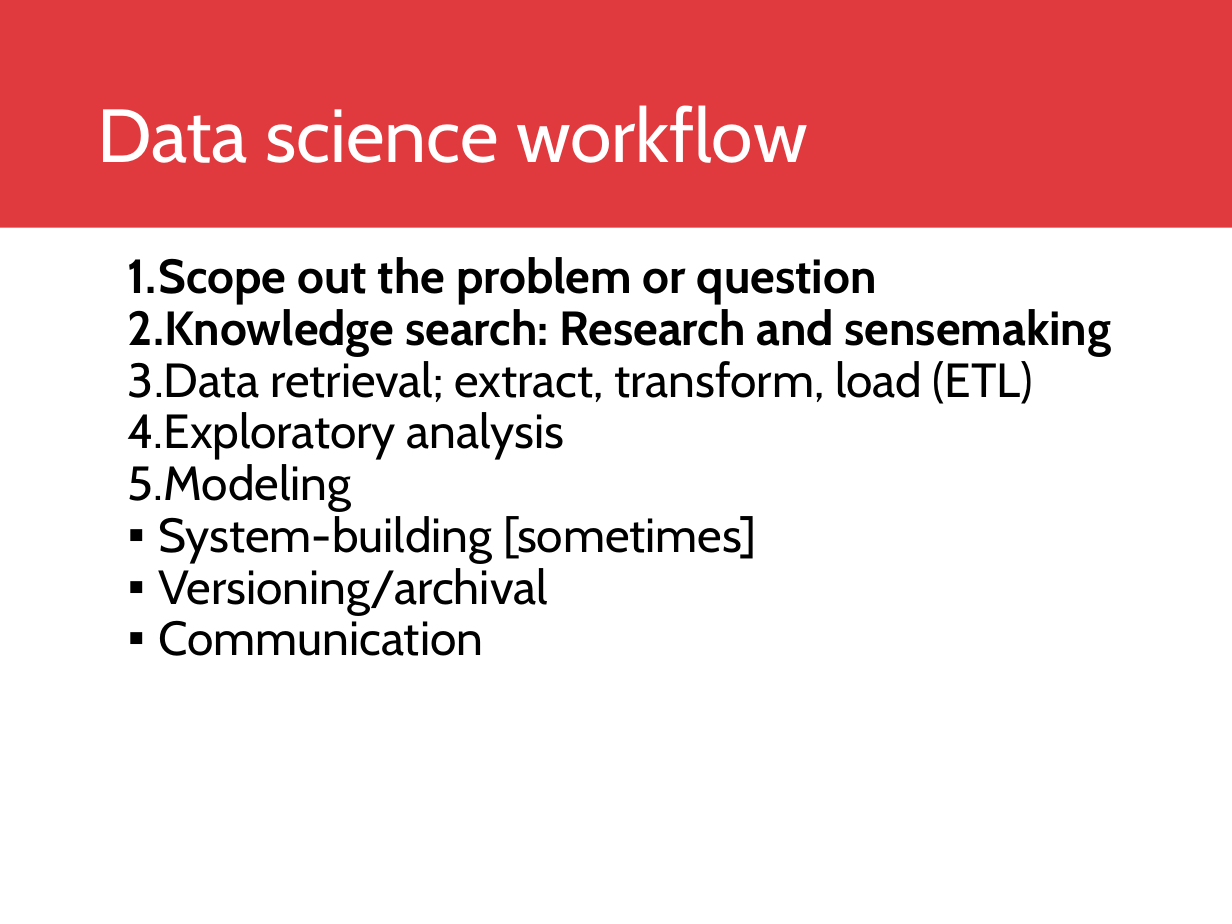
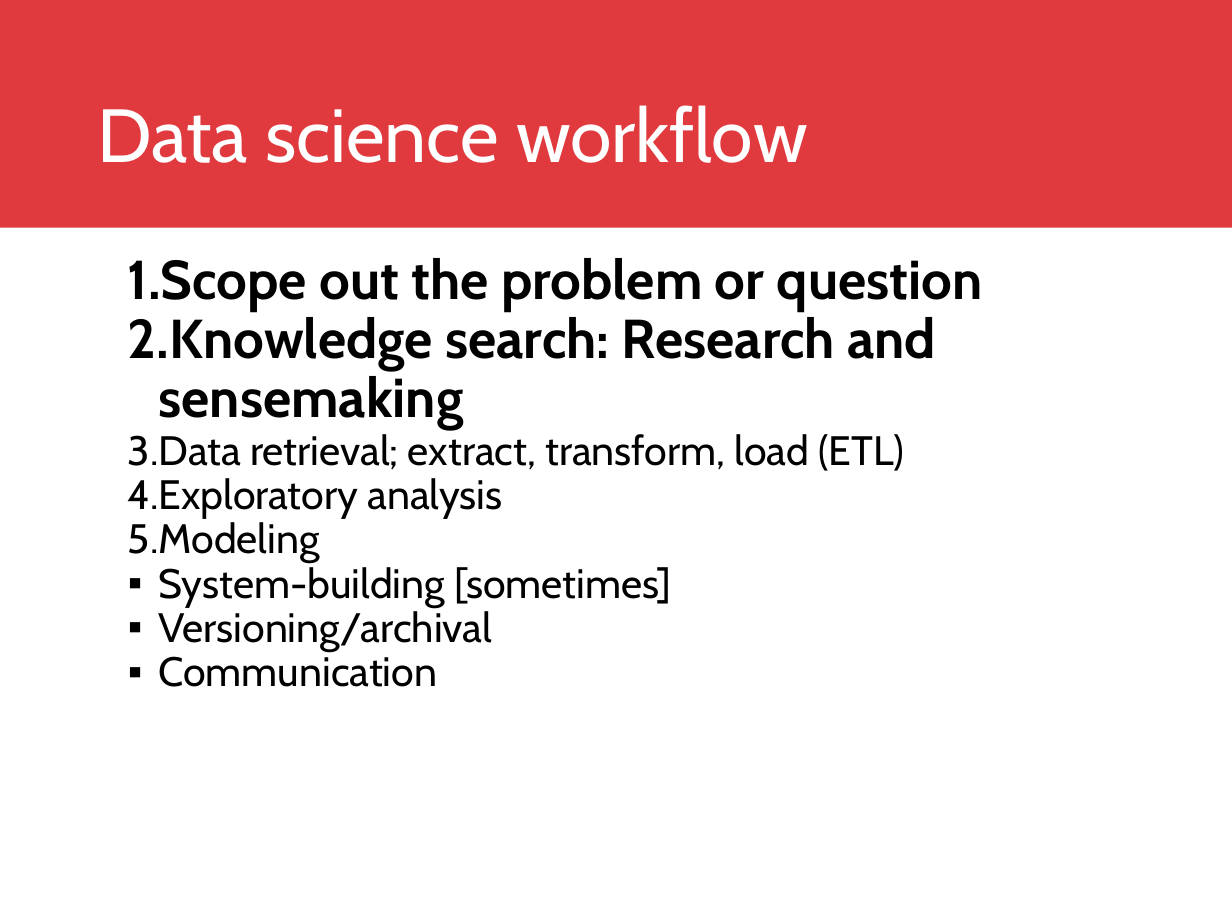
Before and after one commit to DreaJulca/streamvis-lecture, a slide deck: slide 8 of Visual Data Science.pptx. Drawn at 1232x924 pixels with LibreOffice and Linux fonts; fonts in the diff are those of the drawing; background and template pictures are left out. Boxes give left, top, right and bottom in pixels: in the first picture for what was removed or moved away, otherwise in the second. Text is boxed around its words. In the diff, an @@ line names an element or a change of style, - is before the commit and + after.

```diff
--- a/Visual Data Science.pptx
+++ b/Visual Data Science.pptx
@@ text "Scope out the problem or ..." at bbox=[128, 258, 983, 687]: size 28 to 32 pt in "Scope out the problem or question", "Knowledge search: Research and sensemaking"; size 28 to 24 pt in "Data retrieval; extract, transform, load (ETL)", "Exploratory analysis", "Modeling", "System-building [sometimes]" and 2 more places @@
```
Also in this commit, not shown: 5 other slides changed, 2 slides added, 1 other file.
